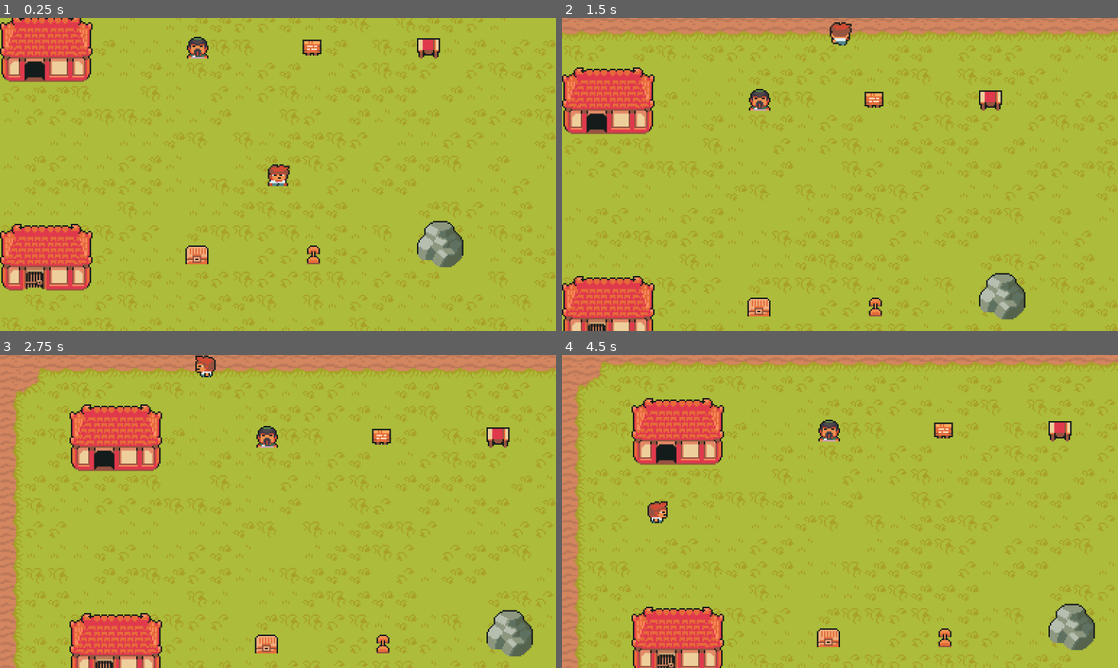
Above: before the commit, frames 1-4 (two rows, left to right).
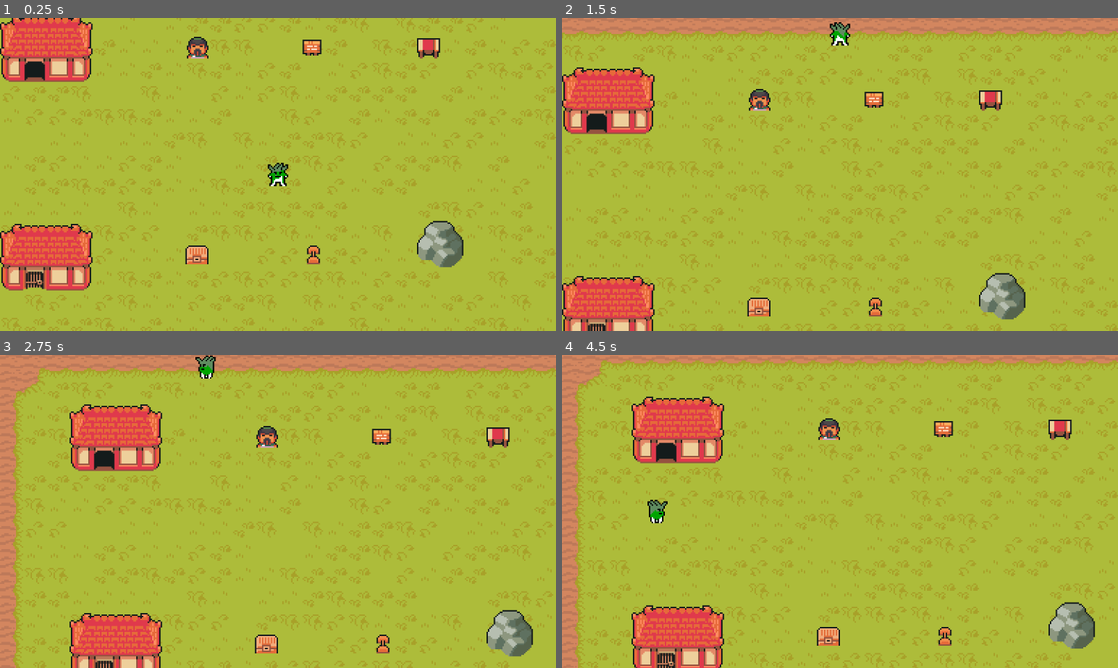
Above: after the commit, the same moments.

Repository: Zomlim/Kaendylaend
Game: Godot game, scene res://Scenes/playground.tscn
The game is run twice, just before and just after one commit, with the same random seed, the same clock (stepped at 60 frames per second) and the same inputs.
Inputs:
- Up to frame 1 (0.25 s): no input
- Up to frame 2 (1.5 s): tap Enter at 0.5 s; hold Up (ui_up) from 0.53 s (still down)
- Up to frame 3 (2.75 s): release Up (ui_up) at 2.03 s; hold Left (ui_left) from 2.03 s (still down)
- Up to frame 4 (4.5 s): release Left (ui_left) at 3.53 s; hold Down (ui_down) 3.53-4.28 s; hold Right (ui_right) from 4.28 s (still down)

The runs differ from the first frame. In frame 1, 0.3% of the frame differs, in the area x 48-53%, y 46-54%; in frame 2, 0.3%; in frame 3, 0.2%; in frame 4, 10%, in the area x 2-100%, y 1-100%.

Commit message:
not yet animated Larry

Diff:
--- a/Scenes/playground.tscn
+++ b/Scenes/playground.tscn
@@ -1,7 +1,6 @@
-[gd_scene load_steps=44 format=3 uid="uid://de5cxcpqslx35"]
+[gd_scene load_steps=25 format=3 uid="uid://de5cxcpqslx35"]
 
 [ext_resource type="Script" path="res://Scripts/Player.gd" id="1_5mk27"]
-[ext_resource type="Texture2D" uid="uid://ciyvo43kviwgu" path="res://Sprites/Player/SpriteSheet.png" id="2_md0iy"]
 [ext_resource type="Script" path="res://Scenes/collision.gd" id="3_qiewq"]
 [ext_resource type="Script" path="res://Scripts/GUI/camera.gd" id="3_qxjxa"]
 [ext_resource type="Texture2D" uid="uid://bp3ohxitvxcjs" path="res://Sprites/Background/Tilesets/TilesetField.png" id="3_xrlim"]
@@ -10,80 +9,17 @@
 [ext_resource type="Texture2D" uid="uid://dmlkmip6q8uok" path="res://Sprites/Background/Tilesets/TilesetElement.png" id="7_r0rq1"]
 [ext_resource type="Texture2D" uid="uid://bxhvpbfefbjke" path="res://Sprites/Player/Monk/SpriteSheet.png" id="8_lxk3b"]
 [ext_resource type="Texture2D" uid="uid://cgpv4y0x6sh37" path="res://Sprites/Background/Tilesets/TilesetNature.png" id="9_ll5j1"]
+[ext_resource type="Texture2D" uid="uid://xklvasqxjy7y" path="res://Sprites/Player/Larry/SpriteSheet.png" id="12_8w28i"]
 
-[sub_resource type="Animation" id="Animation_agvyp"]
-resource_name = "Dead"
+[sub_resource type="RectangleShape2D" id="RectangleShape2D_mmulg"]
+size = Vector2(12, 5)
 
-[sub_resource type="Animation" id="Animation_taxoo"]
-resource_name = "IdleDown"
-loop_mode = 1
-tracks/0/type = "value"
-tracks/0/imported = false
-tracks/0/enabled = true
-tracks/0/path = NodePath("Sprite2D:frame")
-tracks/0/interp = 1
-tracks/0/loop_wrap = true
-tracks/0/keys = {
-"times": PackedFloat32Array(0, 0.1, 0.2, 0.3, 0.4, 0.5, 0.6, 0.7, 0.8, 0.9, 1),
-"transitions": PackedFloat32Array(1, 1, 1, 1, 1, 1, 1, 1, 1, 1, 1),
-"update": 1,
-"values": [0, 0, 0, 0, 0, 0, 0, 0, 0, 0, 0]
-}
-
-[sub_resource type="Animation" id="Animation_y6kuh"]
-resource_name = "IdleLeft"
-loop_mode = 1
-tracks/0/type = "value"
-tracks/0/imported = false
-tracks/0/enabled = true
-tracks/0/path = NodePath("Sprite2D:frame")
-tracks/0/interp = 1
-tracks/0/loop_wrap = true
-tracks/0/keys = {
-"times": PackedFloat32Array(0, 0.1, 0.2, 0.3, 0.4, 0.5, 0.6, 0.7, 0.8, 0.9, 1),
-"transitions": PackedFloat32Array(1, 1, 1, 1, 1, 1, 1, 1, 1, 1, 1),
-"update": 1,
-"values": [2, 2, 2, 2, 2, 2, 2, 2, 2, 2, 2]
-}
-
-[sub_resource type="Animation" id="Animation_0oaud"]
-resource_name = "IdleRight"
-loop_mode = 1
-tracks/0/type = "value"
-tracks/0/imported = false
-tracks/0/enabled = true
-tracks/0/path = NodePath("Sprite2D:frame")
-tracks/0/interp = 1
-tracks/0/loop_wrap = true
-tracks/0/keys = {
-"times": PackedFloat32Array(0, 0.1, 0.2, 0.3, 0.4, 0.5, 0.6, 0.7, 0.8, 0.9, 1),
-"transitions": PackedFloat32Array(1, 1, 1, 1, 1, 1, 1, 1, 1, 1, 1),
-"update": 1,
-"values": [3, 3, 3, 3, 3, 3, 3, 3, 3, 3, 3]
-}
-
-[sub_resource type="Animation" id="Animation_0nist"]
-resource_name = "IdleUp"
-loop_mode = 1
-tracks/0/type = "value"
-tracks/0/imported = false
-tracks/0/enabled = true
-tracks/0/path = NodePath("Sprite2D:frame")
-tracks/0/interp = 1
-tracks/0/loop_wrap = true
-tracks/0/keys = {
-"times": PackedFloat32Array(0, 0.1, 0.2, 0.3, 0.4, 0.5, 0.6, 0.7, 0.8, 0.9, 1),
-"transitions": PackedFloat32Array(1, 1, 1, 1, 1, 1, 1, 1, 1, 1, 1),
-"update": 1,
-"values": [1, 1, 1, 1, 1, 1, 1, 1, 1, 1, 1]
-}
-
-[sub_resource type="Animation" id="Animation_upg8w"]
+[sub_resource type="Animation" id="Animation_e8wna"]
 length = 0.001
 tracks/0/type = "value"
 tracks/0/imported = false
 tracks/0/enabled = true
-tracks/0/path = NodePath("Sprite2D:frame")
+tracks/0/path = NodePath(".:frame")
 tracks/0/interp = 1
 tracks/0/loop_wrap = true
 tracks/0/keys = {
@@ -93,151 +29,82 @@
 "values": [0]
 }
 
-[sub_resource type="Animation" id="Animation_5sfai"]
+[sub_resource type="Animation" id="Animation_xg81w"]
 resource_name = "WalkDown"
-length = 0.45
+length = 0.4
 loop_mode = 1
 tracks/0/type = "value"
 tracks/0/imported = false
 tracks/0/enabled = true
-tracks/0/path = NodePath("Sprite2D:frame")
+tracks/0/path = NodePath(".:frame")
 tracks/0/interp = 1
 tracks/0/loop_wrap = true
 tracks/0/keys = {
-"times": PackedFloat32Array(0, 0.15, 0.3),
-"transitions": PackedFloat32Array(1, 1, 1),
+"times": PackedFloat32Array(0, 0.2),
+"transitions": PackedFloat32Array(1, 1),
 "update": 1,
-"values": [4, 8, 12]
+"values": [0, 4]
 }
 
-[sub_resource type="Animation" id="Animation_77nd4"]
+[sub_resource type="Animation" id="Animation_h0tf7"]
 resource_name = "WalkLeft"
-length = 0.45
+length = 0.4
 loop_mode = 1
 tracks/0/type = "value"
 tracks/0/imported = false
 tracks/0/enabled = true
-tracks/0/path = NodePath("Sprite2D:frame")
+tracks/0/path = NodePath(".:frame")
 tracks/0/interp = 1
 tracks/0/loop_wrap = true
 tracks/0/keys = {
-"times": PackedFloat32Array(0, 0.15, 0.3),
-"transitions": PackedFloat32Array(1, 1, 1),
+"times": PackedFloat32Array(0, 0.2),
+"transitions": PackedFloat32Array(1, 1),
 "update": 1,
-"values": [6, 10, 14]
+"values": [2, 6]
 }
 
-[sub_resource type="Animation" id="Animation_2n8dr"]
+[sub_resource type="Animation" id="Animation_c1s82"]
 resource_name = "WalkRight"
-length = 0.45
+length = 0.4
 loop_mode = 1
 tracks/0/type = "value"
 tracks/0/imported = false
 tracks/0/enabled = true
-tracks/0/path = NodePath("Sprite2D:frame")
+tracks/0/path = NodePath(".:frame")
 tracks/0/interp = 1
 tracks/0/loop_wrap = true
 tracks/0/keys = {
-"times": PackedFloat32Array(0, 0.15, 0.3),
-"transitions": PackedFloat32Array(1, 1, 1),
+"times": PackedFloat32Array(0, 0.2),
+"transitions": PackedFloat32Array(1, 1),
 "update": 1,
-"values": [7, 11, 15]
+"values": [3, 7]
 }
 
-[sub_resource type="Animation" id="Animation_oowk7"]
+[sub_resource type="Animation" id="Animation_40kfi"]
 resource_name = "WalkUp"
-length = 0.45
+length = 0.4
 loop_mode = 1
 tracks/0/type = "value"
 tracks/0/imported = false
 tracks/0/enabled = true
-tracks/0/path = NodePath("Sprite2D:frame")
+tracks/0/path = NodePath(".:frame")
 tracks/0/interp = 1
 tracks/0/loop_wrap = true
 tracks/0/keys = {
-"times": PackedFloat32Array(0, 0.15, 0.3),
-"transitions": PackedFloat32Array(1, 1, 1),
+"times": PackedFloat32Array(0, 0.2),
+"transitions": PackedFloat32Array(1, 1),
 "update": 1,
-"values": [5, 9, 13]
+"values": [1, 5]
 }
 
-[sub_resource type="AnimationLibrary" id="AnimationLibrary_aeimw"]
+[sub_resource type="AnimationLibrary" id="AnimationLibrary_4j4y1"]
 _data = {
-"Dead": SubResource("Animation_agvyp"),
-"IdleDown": SubResource("Animation_taxoo"),
-"IdleLeft": SubResource("Animation_y6kuh"),
-"IdleRight": SubResource("Animation_0oaud"),
-"IdleUp": SubResource("Animation_0nist"),
-"RESET": SubResource("Animation_upg8w"),
-"WalkDown": SubResource("Animation_5sfai"),
-"WalkLeft": SubResource("Animation_77nd4"),
-"WalkRight": SubResource("Animation_2n8dr"),
-"WalkUp": SubResource("Animation_oowk7")
+"RESET": SubResource("Animation_e8wna"),
+"WalkDown": SubResource("Animation_xg81w"),
+"WalkLeft": SubResource("Animation_h0tf7"),
+"WalkRight": SubResource("Animation_c1s82"),
+"WalkUp": SubResource("Animation_40kfi")
 }
-
-[sub_resource type="RectangleShape2D" id="RectangleShape2D_mmulg"]
-size = Vector2(12, 4)
-
-[sub_resource type="AnimationNodeAnimation" id="AnimationNodeAnimation_jhbwr"]
-animation = &"IdleLeft"
-
-[sub_resource type="AnimationNodeAnimation" id="AnimationNodeAnimation_g5u77"]
-animation = &"IdleRight"
-
-[sub_resource type="AnimationNodeAnimation" id="AnimationNodeAnimation_00p1q"]
-animation = &"IdleDown"
-
-[sub_resource type="AnimationNodeAnimation" id="AnimationNodeAnimation_fkrk0"]
-animation = &"IdleUp"
-
-[sub_resource type="AnimationNodeBlendSpace2D" id="AnimationNodeBlendSpace2D_2sfpl"]
-blend_point_0/node = SubResource("AnimationNodeAnimation_jhbwr")
-blend_point_0/pos = Vector2(-1, 0)
-blend_point_1/node = SubResource("AnimationNodeAnimation_g5u77")
-blend_point_1/pos = Vector2(1, 0)
-blend_point_2/node = SubResource("AnimationNodeAnimation_00p1q")
-blend_point_2/pos = Vector2(0, 1)
-blend_point_3/node = SubResource("AnimationNodeAnimation_fkrk0")
-blend_point_3/pos = Vector2(0, -1)
-blend_mode = 1
-
-[sub_resource type="AnimationNodeAnimation" id="AnimationNodeAnimation_tc4xt"]
-animation = &"WalkLeft"
-
-[sub_resource type="AnimationNodeAnimation" id="AnimationNodeAnimation_km2yt"]
-animation = &"WalkRight"
-
-[sub_resource type="AnimationNodeAnimation" id="AnimationNodeAnimation_wtg00"]
-animation = &"WalkDown"
-
-[sub_resource type="AnimationNodeAnimation" id="AnimationNodeAnimation_aegp6"]
-animation = &"WalkUp"
-
-[sub_resource type="AnimationNodeBlendSpace2D" id="AnimationNodeBlendSpace2D_tvuei"]
-blend_point_0/node = SubResource("AnimationNodeAnimation_tc4xt")
-blend_point_0/pos = Vector2(-1, 0)
-blend_point_1/node = SubResource("AnimationNodeAnimation_km2yt")
-blend_point_1/pos = Vector2(1, 0)
-blend_point_2/node = SubResource("AnimationNodeAnimation_wtg00")
-blend_point_2/pos = Vector2(0, 1)
-blend_point_3/node = SubResource("AnimationNodeAnimation_aegp6")
-blend_point_3/pos = Vector2(0, -1)
-blend_mode = 1
-
-[sub_resource type="AnimationNodeStateMachineTransition" id="AnimationNodeStateMachineTransition_266s7"]
-advance_mode = 2
-
-[sub_resource type="AnimationNodeStateMachineTransition" id="AnimationNodeStateMachineTransition_iflhf"]
-
-[sub_resource type="AnimationNodeStateMachineTransition" id="AnimationNodeStateMachineTransition_7smuf"]
-
-[sub_resource type="AnimationNodeStateMachine" id="AnimationNodeStateMachine_78qfb"]
-states/End/position = Vector2(896, 100)
-states/Idle/node = SubResource("AnimationNodeBlendSpace2D_2sfpl")
-states/Idle/position = Vector2(386, 100)
-states/Walk/node = SubResource("AnimationNodeBlendSpace2D_tvuei")
-states/Walk/position = Vector2(662, 100)
-transitions = ["Start", "Idle", SubResource("AnimationNodeStateMachineTransition_266s7"), "Idle", "Walk", SubResource("AnimationNodeStateMachineTransition_iflhf"), "Walk", "Idle", SubResource("AnimationNodeStateMachineTransition_7smuf")]
 
 [sub_resource type="TileSetAtlasSource" id="TileSetAtlasSource_vvcym"]
 texture = ExtResource("3_xrlim")
@@ -6083,28 +5950,20 @@
 script = ExtResource("1_5mk27")
 
 [node name="Sprite2D" type="Sprite2D" parent="Player"]
-texture = ExtResource("2_md0iy")
+texture = ExtResource("12_8w28i")
 hframes = 4
-vframes = 7
-
-[node name="animation" type="AnimationPlayer" parent="Player"]
-libraries = {
-"": SubResource("AnimationLibrary_aeimw")
-}
+vframes = 4
 
 [node name="CollisionShape2D" type="CollisionShape2D" parent="Player"]
-position = Vector2(0, 6)
+position = Vector2(0, 5.5)
 shape = SubResource("RectangleShape2D_mmulg")
 script = ExtResource("3_qiewq")
 
-[node name="animation_tree" type="AnimationTree" parent="Player"]
+[node name="AnimationPlayer" type="AnimationPlayer" parent="Player"]
+root_node = NodePath("../Sprite2D")
 libraries = {
-"": SubResource("AnimationLibrary_aeimw")
+"": SubResource("AnimationLibrary_4j4y1")
 }
-tree_root = SubResource("AnimationNodeStateMachine_78qfb")
-anim_player = NodePath("../animation")
-parameters/Idle/blend_position = Vector2(-0.0329475, 0.392071)
-parameters/Walk/blend_position = Vector2(-0.0329475, -0.462555)
 
 [node name="Camera2D" type="Camera2D" parent="." node_paths=PackedStringArray("player", "tilemap")]
 position = Vector2(0, -1)
--- a/Scripts/Player.gd
+++ b/Scripts/Player.gd
@@ -1,27 +1,38 @@
 extends CharacterBody2D
 
-@onready var animation_tree = $animation_tree
-@onready var animation_state = animation_tree.get("parameters/playback")
+@onready var _animation_player = $AnimationPlayer
+@export var speed = 140
 
-var input_movement = Vector2.ZERO
-var speed = 140
 
-func _process(delta):
-	move()
+func _physics_process(_delta):
+	get_input()
+	move_and_slide()
 
-func move():
-	input_movement = Input.get_vector("ui_left", "ui_right", "ui_up", "ui_down")
+func _process(_delta):
+	animate()
 
-	if input_movement != Vector2.ZERO:
-		animation_tree.set("parameters/Idle/blend_position", input_movement)
-		animation_tree.set("parameters/Walk/blend_position", input_movement)
 
-		animation_state.travel("Walk")
+func get_input():
+	var input_direction = Input.get_vector("ui_left", "ui_right", "ui_up", "ui_down")
+	velocity = input_direction * speed
 
-		velocity = input_movement * speed
+func animate():
+	if Input.is_action_pressed("ui_right"):
+		_animation_player.play("WalkRight")
+	else:
+		_animation_player.stop()
 
-	if input_movement == Vector2.ZERO:
-		animation_state.travel("Idle")
-		velocity = Vector2.ZERO
+	if Input.is_action_pressed("ui_left"):
+		_animation_player.play("WalkLeft")
+	else:
+		_animation_player.stop()
 
-	move_and_slide()
+	if Input.is_action_pressed("ui_up"):
+		_animation_player.play("WalkUp")
+	else:
+		_animation_player.stop()
+
+	if Input.is_action_pressed("ui_down"):
+		_animation_player.play("WalkDown")
+	else:
+		_animation_player.stop()
Binary file added: Sprites/Player/Larry/SpriteSheet.png
Not shown, added: Sprites/Player/Larry/SpriteSheet.png.import
Not shown, added: Sprites/Player/Larry/.DS_Store
